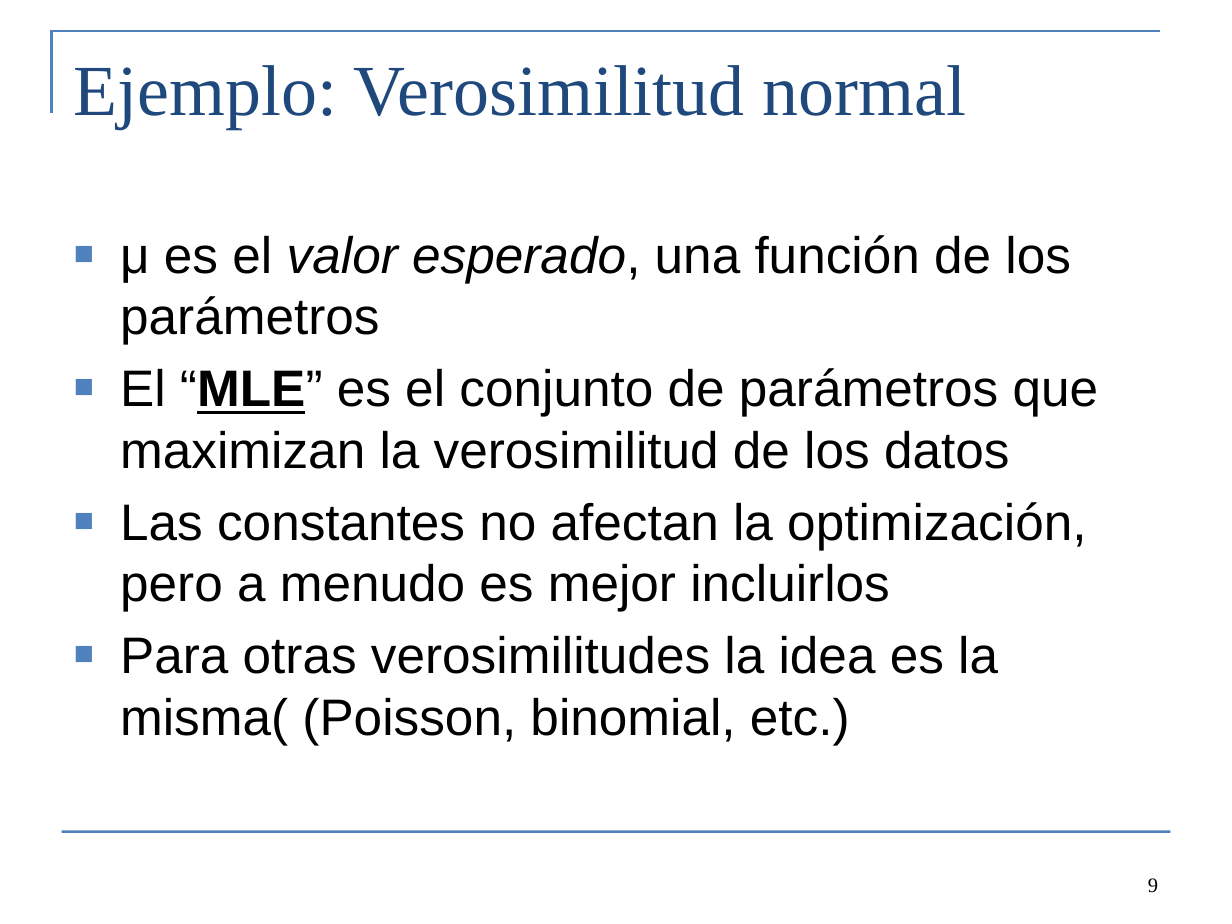
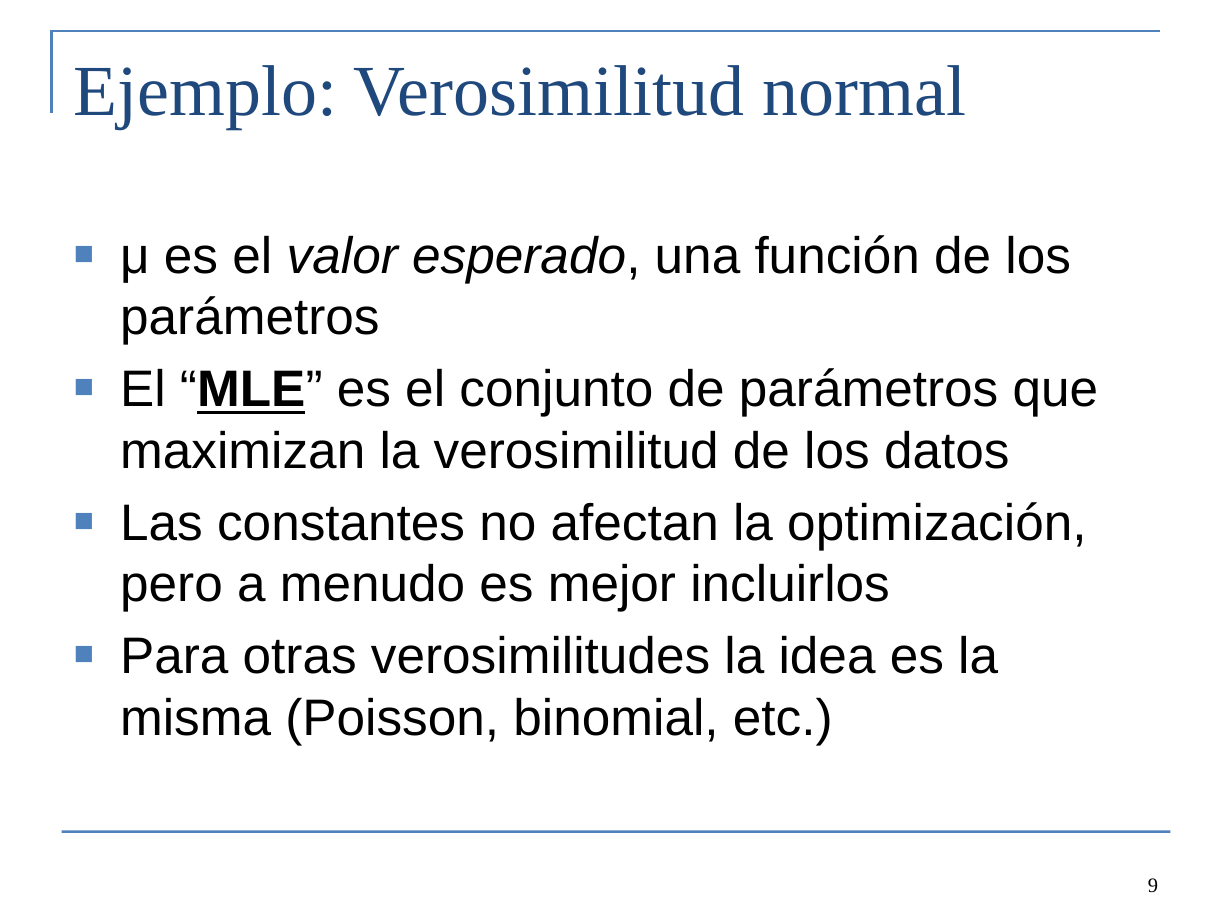
Before and after one commit to Cole-Monnahan-NOAA/tmb_workshop, a slide deck: slide 9 of day2/lecture2_maximum_likelihood_spa.pptx. Drawn at 1232x924 pixels with LibreOffice and Linux fonts; fonts in the diff are those of the drawing. Boxes give left, top, right and bottom in pixels: in the first picture for what was removed or moved away, otherwise in the second. Text is boxed around its words. In the diff, an @@ line names an element or a change of style, - is before the commit and + after.

```diff
--- a/day2/lecture2_maximum_likelihood_spa.pptx
+++ b/day2/lecture2_maximum_likelihood_spa.pptx
@@ text at [120, 635, 998, 745]: text changed @@
-■ Para otras verosimilitudes la idea es la misma( (Poisson, binomial, etc.)
+■ Para otras verosimilitudes la idea es la misma (Poisson, binomial, etc.)
```
Also in this commit, not shown: 5 other slides changed, 6 other files.
